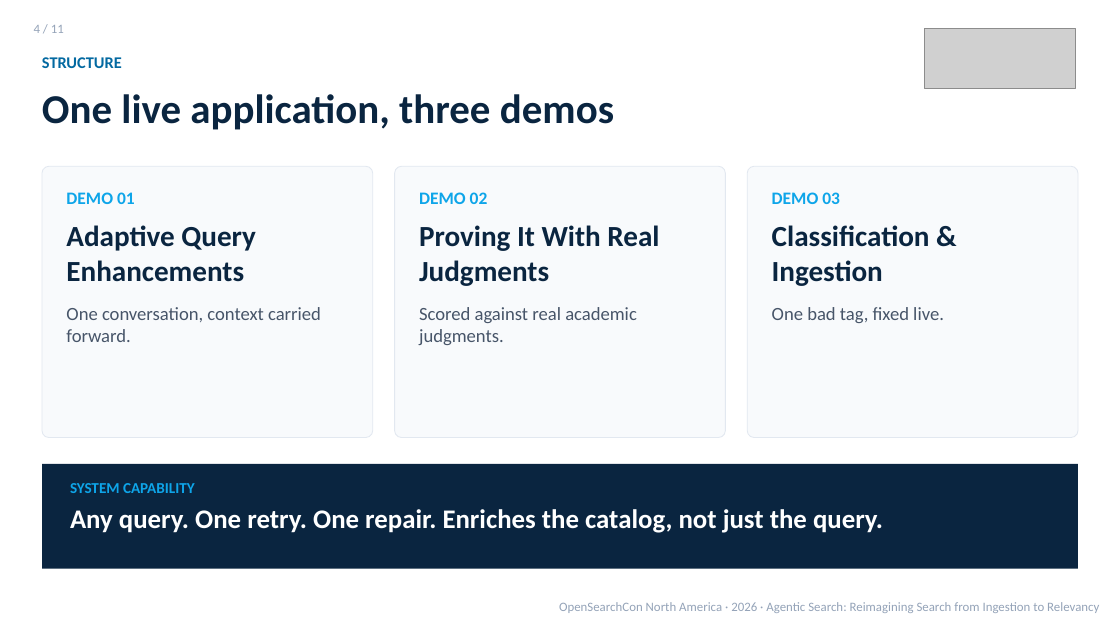
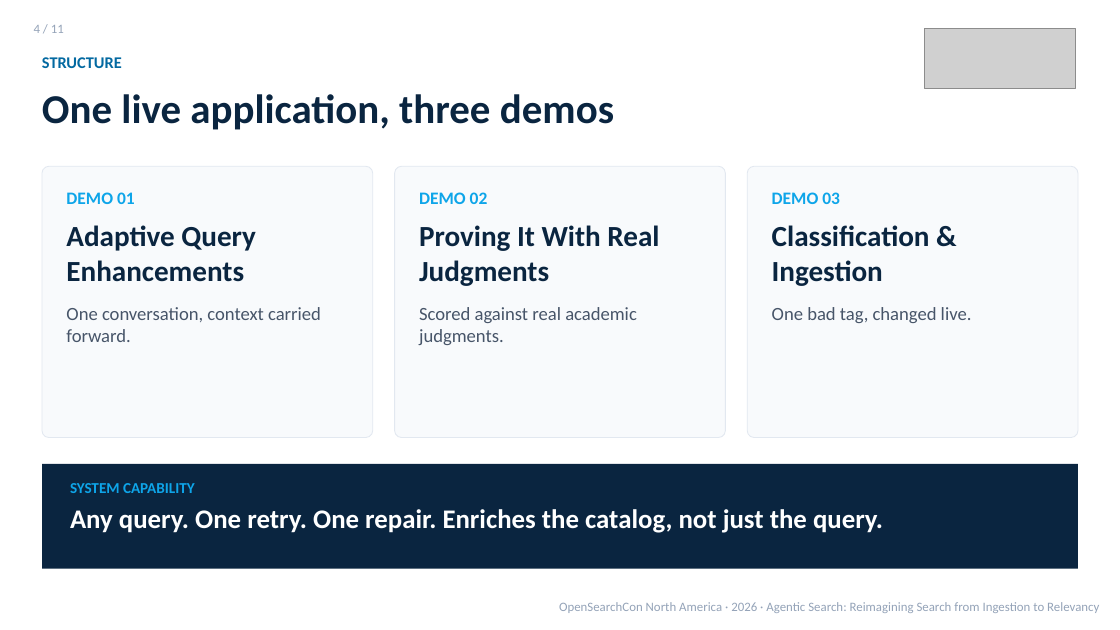
Before and after one commit to kmwtechnology/opensearch2026-agentic-search, a slide deck: slide 7 of docs/presentation/Agentic_Search_Talk_Draft_v1.pptx (slide 6 before the commit). Drawn at 1120x630 pixels with LibreOffice and Linux fonts; fonts in the diff are those of the drawing; grey boxes stand for pictures. Boxes give left, top, right and bottom in pixels: in the first picture for what was removed or moved away, otherwise in the second. Text is boxed around its words. In the diff, an @@ line names an element or a change of style, - is before the commit and + after.

```diff
--- a/docs/presentation/Agentic_Search_Talk_Draft_v1.pptx
+++ b/docs/presentation/Agentic_Search_Talk_Draft_v1.pptx
@@ text at box(772, 307, 972, 323): text changed @@
-One bad tag, fixed live.
+One bad tag, changed live.
```
Also in this commit, not shown: 6 other slides changed, 1 slide added.
